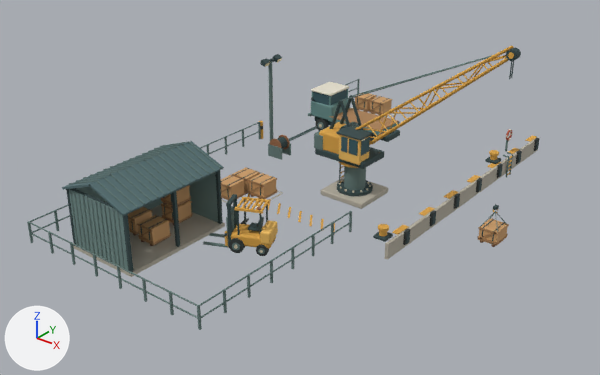
Two versions of the glTF model public/models/cargo-berth.glb, one commit apart.
The view is the same before and after, from a camera (50 mm lens) standing at (21.4, -31.1, 18.6) and looking at (-0.9, -3.3, 1.3). Every picture has the same lights, and +X, +Y and +Z are marked at lower left. The picture after the commit comes second. Where no turn or scale is listed for an object, it has been applied to the vertices. Vertices at exactly the same position are counted once.
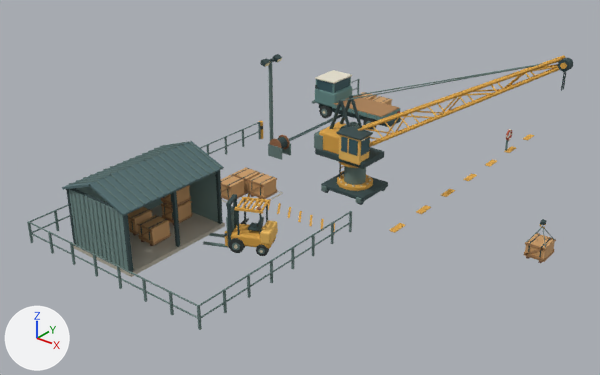
Location of each change, [x1, y1, x2, y2] in pixels of the pictures (600 x 375 px; the box of a moved part takes in the faces that stretch with it):
'Mesh_6', reshaped: before [27, 54, 539, 330]; after [27, 54, 534, 330]
'Mesh_0', reshaped (25% wider, 7% shorter): before [314, 46, 521, 169]; after [314, 55, 573, 169]
'Mesh_4', moved: before [308, 82, 400, 142]; after [312, 70, 401, 131]
'Mesh_3', moved: before [477, 204, 509, 247]; after [524, 219, 556, 263]
'Mesh_2', moved: before [509, 58, 514, 79]; after [561, 69, 566, 91]
part 1 of me_mesh_0, deleted: before [506, 48, 521, 61]
part 2 of me_mesh_0, moved or reshaped: before [341, 46, 514, 145]; after [341, 55, 565, 147]
part 3 of me_mesh_0, recoloured: before [367, 47, 514, 137]; after [373, 58, 573, 139]
part 4 of me_mesh_6, moved or reshaped: before [525, 135, 537, 142]; after [523, 134, 534, 141]
part 5 of me_mesh_6, moved or reshaped: before [509, 148, 519, 154]; after [504, 146, 516, 153]
part 6 of me_mesh_6, moved or reshaped: before [467, 175, 480, 183]; after [463, 174, 477, 181]
part 7 of me_mesh_6, moved or reshaped: before [444, 190, 458, 199]; after [441, 189, 455, 197]
part 8 of me_mesh_6, moved or reshaped: before [419, 207, 435, 216]; after [416, 205, 431, 214]
part 9 of me_mesh_6, moved or reshaped: before [392, 225, 409, 235]; after [389, 223, 405, 233]
part 10 of me_mesh_6, moved or reshaped (not visible afterwards): before [378, 224, 389, 232]
part 11 of me_mesh_6, moved or reshaped (not visible afterwards): before [489, 150, 499, 156]
part 12 of me_mesh_6, moved or reshaped: before [373, 232, 393, 242]; after [321, 172, 388, 201]
part 13 of me_mesh_6, added: after [337, 174, 373, 191]
part 14 of me_mesh_6, deleted: before [403, 137, 539, 245]
part 15 of me_mesh_6, moved or reshaped: before [321, 137, 539, 260]; after [321, 172, 388, 204]
part 16 of me_mesh_6, reshaped: before [490, 155, 498, 160]; after [485, 159, 497, 167]

The change, as a diff of the scene's bpy script:
```diff
--- a/public/models/cargo-berth.glb.py
+++ b/public/models/cargo-berth.glb.py
@@ me_mesh_0 @@
-me_mesh_0.from_pydata(...)  # 2123 vertices, 4228 faces; spans x -1.98..7.8, y -1.12..0.94, z 1.98..8.91
+me_mesh_0.from_pydata(...)  # 2169 vertices, 4300 faces; spans x -1.98..10.03, y -1.12..0.94, z 1.98..8.92
+# me_mesh_0 part 1: the loose piece of 34 vertices spanning x 7.32..7.8, y -0.07..0.31, z 8.41..8.89 is deleted
+# me_mesh_0 part 2: 720 vertices moved from x -0.4..7.68, y -0.29..0.77, z 2.57..8.91 to x -0.39..10.03, y -0.3..0.77, z 2.56..8.92; 434 vertices removed from x -0.39..7.68, y -0.3..0.77, z 2.62..8.9; 480 vertices added at x -0.38..9.89, y -0.29..0.77, z 2.59..8.9
+# me_mesh_0 part 3: 294 kept faces spanning x 1.03..10.03, y -0.26..0.74, z 3.45..8.89 get new vertex colours; the middle colour goes from orange #dba444 to orange #f0be60
+# other edits to the shape of me_mesh_0 do not show in these pictures
 me_mesh_0.materials.append(mat_paint_and_steel)
@@ me_mesh_6 @@
-me_mesh_6.from_pydata(...)  # 4645 vertices, 7856 faces; spans x -8.6..4.3, y -13.2..12.8, z -0.9..5.5
+me_mesh_6.from_pydata(...)  # 4029 vertices, 6716 faces; spans x -8.6..3.8, y -13.2..12.8, z 0.0..5.5
+# me_mesh_6 part 4: the loose piece of 8 vertices spanning x 3.7..4.0, y 11.9..12.8, z 0.0 is moved by (-0.2, 0.0, 0.0)
+# me_mesh_6 part 5: the loose piece of 8 vertices spanning x 3.7..4.0, y 9.5..10.4, z 0.0 is moved by (-0.2, 0.0, 0.0)
+# me_mesh_6 part 6: the loose piece of 8 vertices spanning x 3.7..4.0, y 4.8..5.8, z 0.0 is moved by (-0.2, 0.0, 0.0)
+# me_mesh_6 part 7: the loose piece of 8 vertices spanning x 3.7..4.0, y 2.5..3.4, z 0.0 is moved by (-0.2, 0.0, 0.0)
+# me_mesh_6 part 8: the loose piece of 8 vertices spanning x 3.7..4.0, y 0.1..1.0, z 0.0 is moved by (-0.2, 0.0, 0.0)
+# me_mesh_6 part 9: the loose piece of 8 vertices spanning x 3.7..4.0, y -2.2..-1.3, z 0.0 is moved by (-0.2, 0.0, 0.0)
+# me_mesh_6 part 10: the loose piece of 34 vertices spanning x 3.4..3.9, y -3.1..-2.6, z 0.5..0.6 is turned -90 degrees about the y axis through its middle and scaled by 0.778, then moved by (-4.7, 1.9, -0.2)
+# me_mesh_6 part 11: the loose piece of 34 vertices spanning x 3.4..3.9, y 7.7..8.3, z 0.5..0.6 is turned -90 degrees about the y axis through its middle and scaled by 0.778, then moved by (-2.6, -7.0, -0.2)
+# me_mesh_6 part 12: the loose piece of 56 vertices spanning x 3.3..4.0, y -3.2..-2.5, z 0.0..0.2 is scaled about its middle by (4.15, 3.55, 1.55), then moved by (-3.6, 2.9, 0.4)
+# me_mesh_6 part 13: a new loose piece, a 16-sided cylinder along z spanning x -0.91..0.91, y -0.91..0.91, z 0.59..0.77, in mat_paint_and_steel
+# me_mesh_6 part 14: 23 loose pieces with 672 vertices, spanning x 3.3..4.3, y -1.9..12.5, z -0.9..0.3, are deleted
+# me_mesh_6 part 15: 6 vertices moved within x -1.2..1.2, y -1.2..1.2, z 0.3; 90 vertices removed from x -1.3..4.2, y -3.2..12.8, z -0.8..0.5; 104 vertices added at x -1.2..1.2, y -1.2..1.2, z 0.3..0.6
+# me_mesh_6 part 16: 32 vertices removed from x 3.4..3.8, y 7.8..8.2, z 0.1..0.5; 6 vertices added at x 3.5..3.8, y 7.2..8.1, z 0.0..0.1
+# other edits to the shape of me_mesh_6 do not show in these pictures
 me_mesh_6.materials.append(mat_paint_and_steel)
@@ ob_mesh_2 @@
 ob_mesh_2 = bpy.data.objects.new('Mesh_2', me_mesh_2)
-ob_mesh_2.location = (7.62, 0.0, 8.65)
+ob_mesh_2.location = (9.85, 0.0, 8.65)
@@ ob_mesh_3 @@
 ob_mesh_3 = bpy.data.objects.new('Mesh_3', me_mesh_3)
-ob_mesh_3.location = (7.62, 0.0, 0.0)
+ob_mesh_3.location = (9.85, 0.0, 0.0)
@@ ob_mesh_4 @@
 ob_mesh_4 = bpy.data.objects.new('Mesh_4', me_mesh_4)
-ob_mesh_4.location = (-3.98, 6.5, 0.0)
+ob_mesh_4.location = (-5.14, 8.4, 0.0)
```
